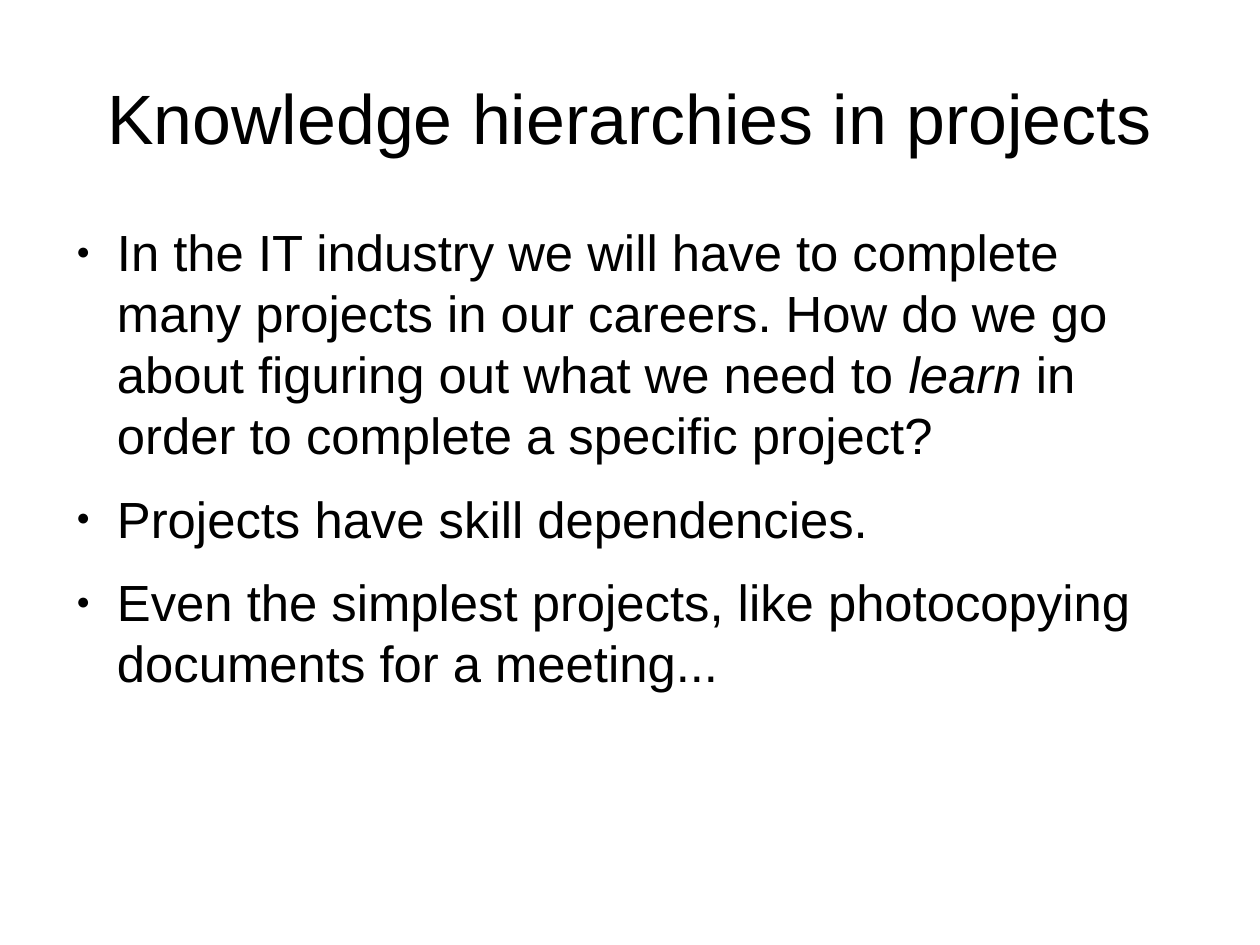
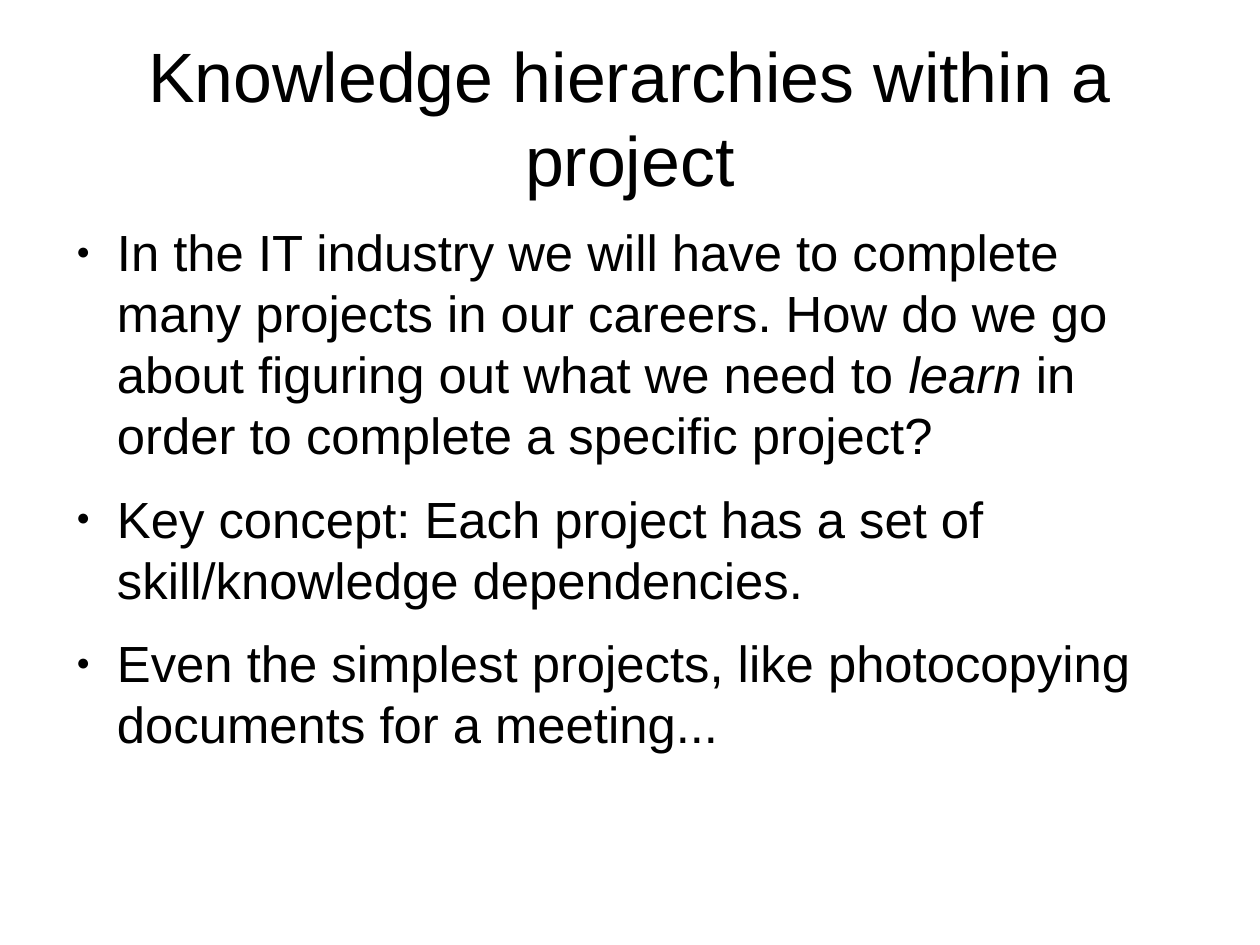
Before and after one commit to shuttle1987/CompCon2016, a slide deck: slide 9 of Slides.odp (slide 8 before the commit). Drawn at 1260x945 pixels with LibreOffice and Linux fonts; fonts in the diff are those of the drawing. Boxes give left, top, right and bottom in pixels: in the first picture for what was removed or moved away, otherwise in the second. Text is boxed around its words. In the diff, an @@ line names an element or a change of style, - is before the commit and + after.

```diff
--- a/Slides.odp
+++ b/Slides.odp
@@ title at box(148, 51, 1110, 199): text changed @@
-Knowledge hierarchies in projects
+Knowledge hierarchies within a project
@@ text at box(117, 501, 983, 609): text changed @@
-● Projects have skill dependencies.
+● Key concept: Each project has a set of skill/knowledge dependencies.
```
Also in this commit, not shown: 10 other slides changed, 5 slides added, 3 slides removed.
